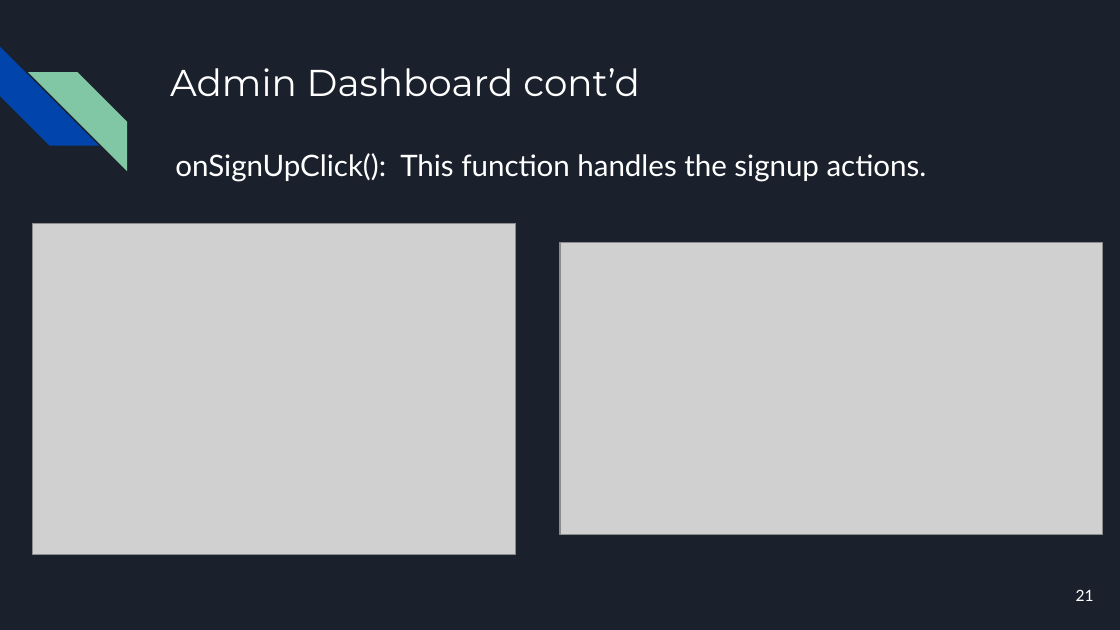
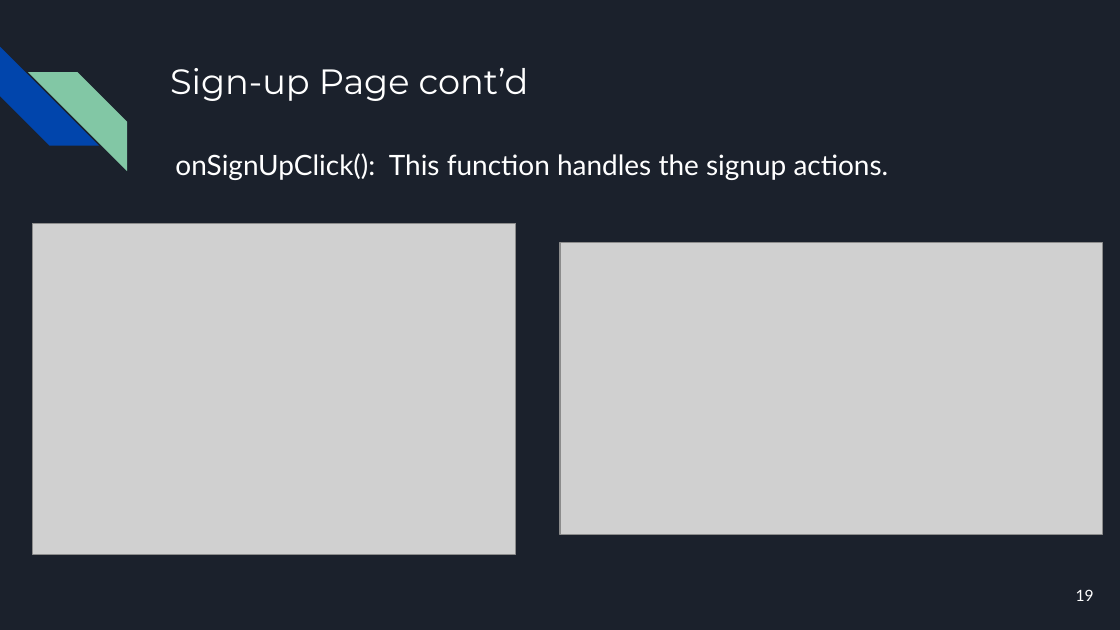
Before and after one commit to acompsec1/CSCI-2210-Java-Warehouse-Managment-System, a slide deck: slide 19 of The Knicks Java Final Project Presentation.pptx (slide 21 before the commit). Drawn at 1120x630 pixels with LibreOffice and Linux fonts; fonts in the diff are those of the drawing; grey boxes stand for pictures. Boxes give left, top, right and bottom in pixels: in the first picture for what was removed or moved away, otherwise in the second. Text is boxed around its words. In the diff, an @@ line names an element or a change of style, - is before the commit and + after.

```diff
--- a/The Knicks Java Final Project Presentation.pptx
+++ b/The Knicks Java Final Project Presentation.pptx
@@ title at box(170, 67, 529, 101): text changed; size 24 to 22.6 pt @@
-Admin Dashboard cont’d
+Sign-up Page cont’d
@@ text "onSignUpClick(): This function handles the ..." at box(175, 153, 889, 180): size 19 to 18 pt @@
@@ page number at box(1076, 589, 1094, 601): text changed @@
-21
+19
```
Also in this commit, not shown: 1 other slide changed, 1 slide removed.
